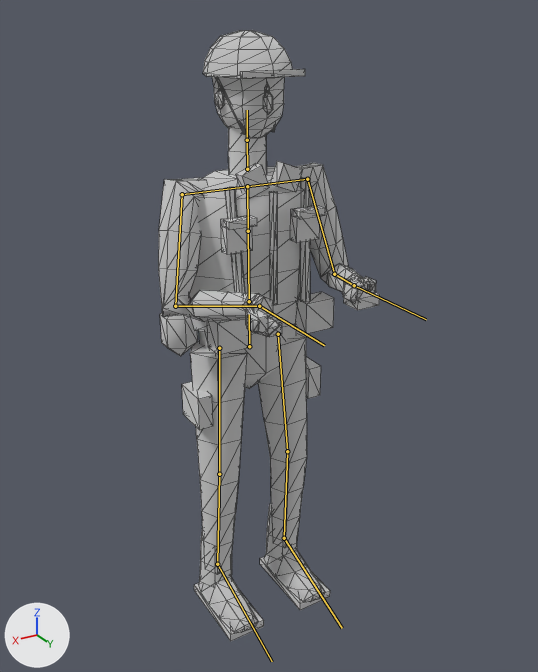
Before and after pictures for a commit that changed the glTF model ambush_loop/art/v2/models/operator_mg_lod2.glb.
The view is the same before and after, from a 50 mm lens placed at (1.042, 1.854, 1.878), pointed at (0.008, 0.13, 1.016). The lights are fixed; the arrows at lower left show +X, +Y and +Z. The first picture is the older version. The bones that change, and the others that lie on the model, are drawn over the model as lines. Mesh edges are drawn as thin lines.

Objects in the first picture: 'operator_mg_body_lod2'.
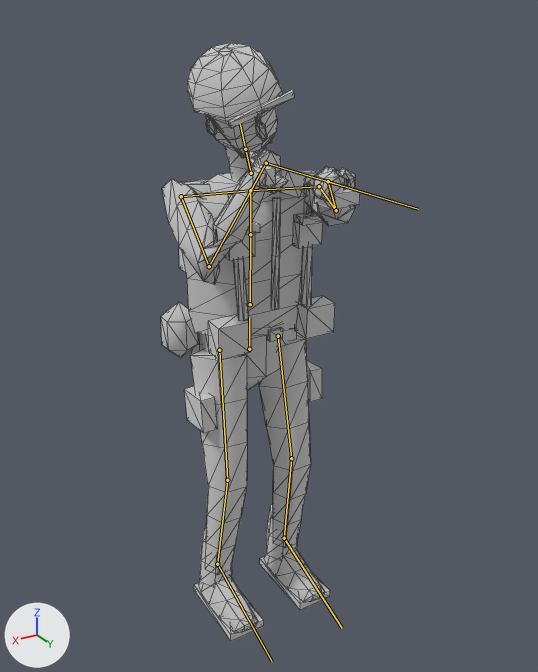
The newer file adds an action. The first version stands in its rest pose; the second is drawn at frame 4 of the action 'fire_rifle'.

Pixel boxes [x1, y1, x2, y2] of what changed, in the pictures (538 x 672 px):
'operator_mg_body_lod2', posed (10% narrower): before [158, 30, 380, 641]; after [161, 43, 360, 641]
bone 'pelvis', root to tip: before (249, 346) to (249, 314); after (249, 349) to (249, 317)
bone 'neck', root to tip: before (247, 169) to (247, 140); after (251, 173) to (245, 149)
bone 'clavicle.L', root to tip: before (247, 186) to (307, 179); after (250, 190) to (319, 186)
bone 'upper_arm.L', root to tip: before (307, 179) to (334, 274); after (319, 186) to (336, 210)
bone 'forearm.L', root to tip: before (334, 274) to (354, 285); after (336, 210) to (328, 181)
bone 'hand.L', root to tip: before (354, 285) to (426, 319); after (328, 181) to (418, 209)
bone 'clavicle.R', root to tip: before (247, 186) to (182, 194); after (250, 190) to (181, 196)
bone 'upper_arm.R', root to tip: before (182, 194) to (175, 306); after (181, 196) to (209, 266)
bone 'forearm.R', root to tip: before (175, 306) to (259, 306); after (209, 266) to (266, 163)
bone 'hand.R', root to tip: before (259, 306) to (324, 345); after (266, 163) to (335, 184)
bone 'thigh.L', root to tip: before (278, 334) to (287, 451); after (278, 336) to (291, 458)
bone 'shin.L', root to tip: before (287, 451) to (284, 538); after (291, 458) to (284, 538)
bone 'thigh.R', root to tip: before (219, 348) to (219, 474); after (219, 350) to (227, 480)
bone 'shin.R', root to tip: before (219, 474) to (217, 564); after (227, 480) to (217, 564)

The change in detail:
Bone 'pelvis' (bone_pelvis) moves from (0.0, 0.0, 0.0) to (0.0, -0.008, 0.0).
Bone 'pelvis' (bone_pelvis) turns from (0, 0, 0) to (-2, 0, 0) degrees about its own x, y and z.
Bone 'neck' (bone_neck) turns from (0, 0, 0) to (-14, -2, -20) degrees about its own x, y and z.
Bone 'clavicle.L' (bone_clavicle_l) turns from (0, 0, 0) to (1, -2, -15) degrees about its own x, y and z.
Bone 'upper_arm.L' (bone_upper_arm_l) turns from (0, 0, 0) to (68, 14, -37) degrees about its own x, y and z.
Bone 'forearm.L' (bone_forearm_l) turns from (0, 0, 0) to (-67, 3, 6) degrees about its own x, y and z.
Bone 'hand.L' (bone_hand_l) turns from (0, 0, 0) to (-14, 5, 13) degrees about its own x, y and z.
Bone 'clavicle.R' (bone_clavicle_r) turns from (0, 0, 0) to (0, 2, -8) degrees about its own x, y and z.
Bone 'upper_arm.R' (bone_upper_arm_r) turns from (0, 0, 0) to (54, -10, 6) degrees about its own x, y and z.
Bone 'forearm.R' (bone_forearm_r) turns from (0, 0, 0) to (19, 25, 8) degrees about its own x, y and z.
Bone 'hand.R' (bone_hand_r) turns from (0, 0, 0) to (-48, -28, -22) degrees about its own x, y and z.
Bone 'thigh.L' (bone_thigh_l) turns from (0, 0, 0) to (7, 0, -2) degrees about its own x, y and z.
Bone 'shin.L' (bone_shin_l) turns from (0, 0, 0) to (-11, 0, 3) degrees about its own x, y and z.
Bone 'foot.L' (bone_foot_l) turns from (0, 0, 0) to (6, -1, 0) degrees about its own x, y and z.
Bone 'thigh.R' (bone_thigh_r) turns from (0, 0, 0) to (7, 0, 2) degrees about its own x, y and z.
Bone 'shin.R' (bone_shin_r) turns from (0, 0, 0) to (-11, 0, -3) degrees about its own x, y and z.
Bone 'foot.R' (bone_foot_r) turns from (0, 0, 0) to (6, 1, 0) degrees about its own x, y and z.
